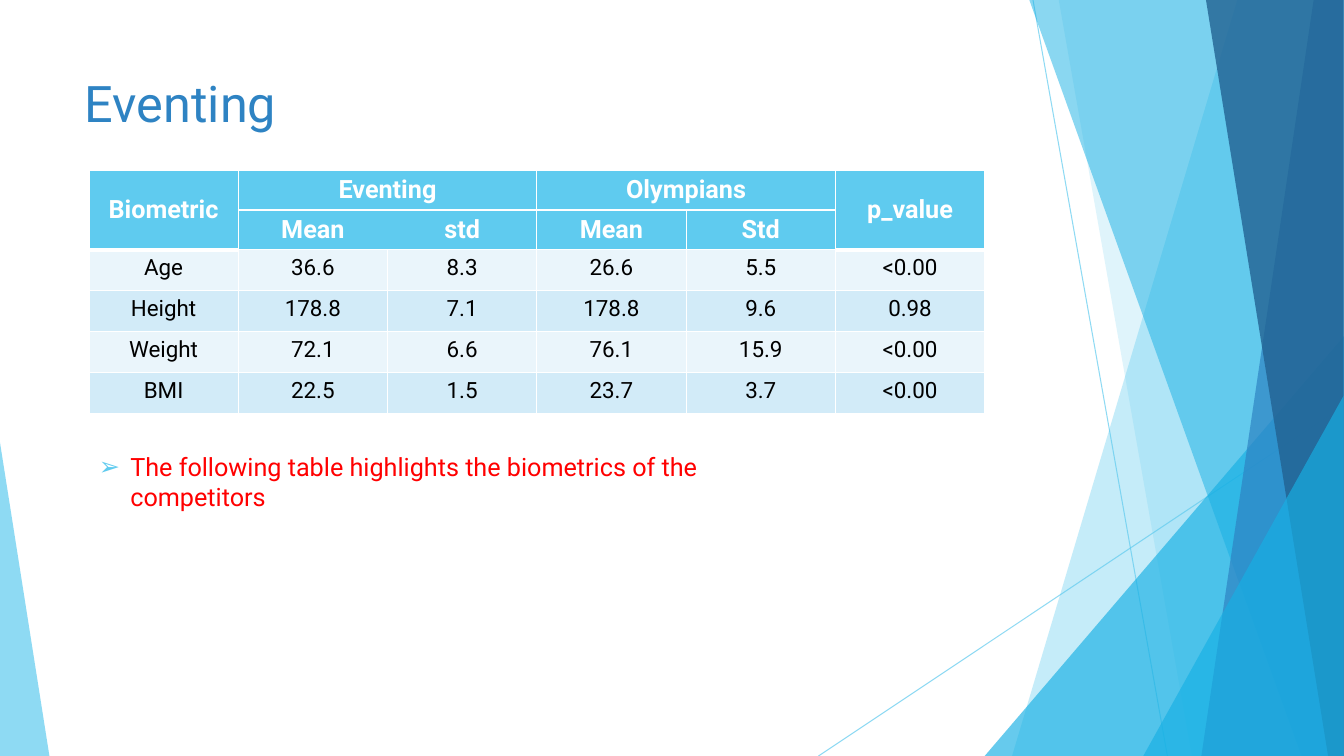
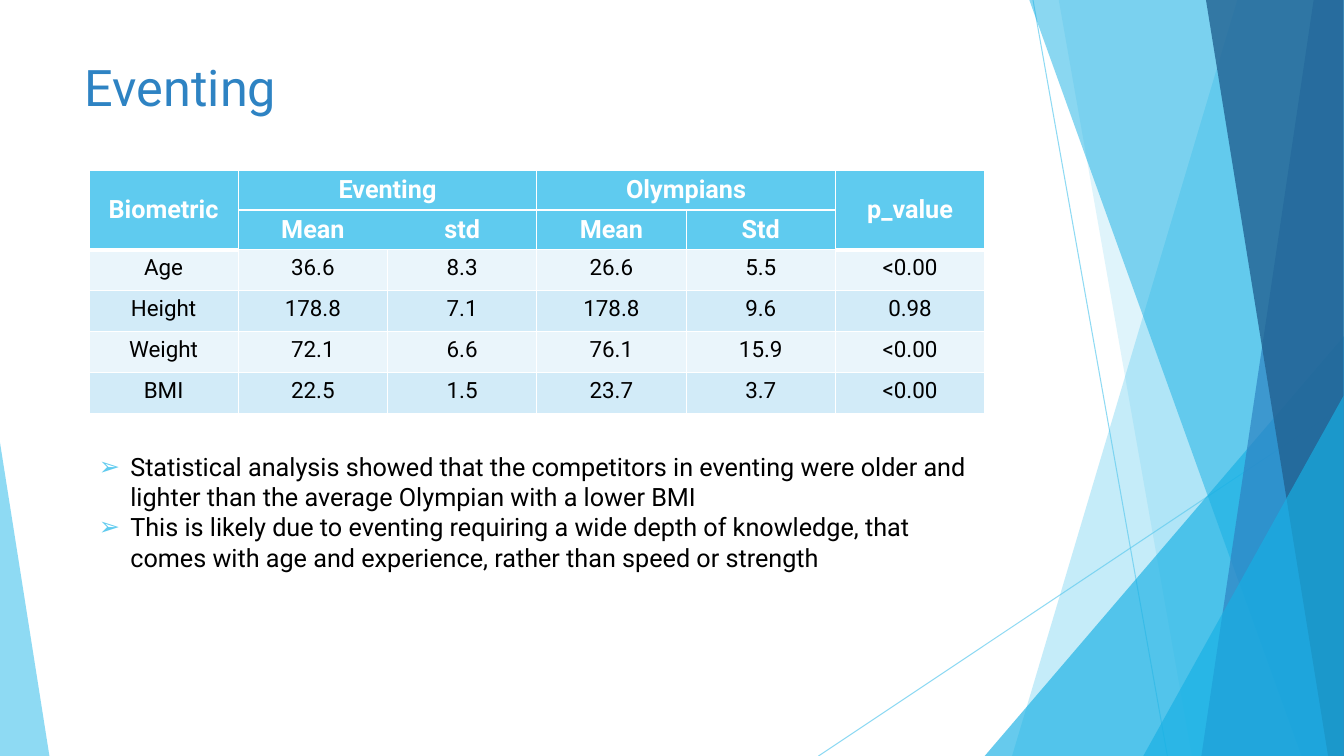
Before and after one commit to catherinekelly33/Portfolio_olympics, a slide deck: slide 7 of Results_presentation.pptx. Drawn at 1344x756 pixels with LibreOffice and Linux fonts; fonts in the diff are those of the drawing. Boxes give left, top, right and bottom in pixels: in the first picture for what was removed or moved away, otherwise in the second. Text is boxed around its words. In the diff, an @@ line names an element or a change of style, - is before the commit and + after.

```diff
--- a/Results_presentation.pptx
+++ b/Results_presentation.pptx
@@ title "Eventing": place and size @@
-title "Eventing" at (85, 85, 276, 133)
+title "Eventing" at (85, 69, 276, 117)
@@ text at (130, 457, 966, 573): text changed; text colour #FF0000 to #000000 @@
-➢ The following table highlights the biometrics of the competitors
+➢ Statistical analysis showed that the competitors in eventing were older and lighter than the average Olympian with a lower BMI
+➢ This is likely due to eventing requiring a wide depth of knowledge, that comes with age and experience, rather than speed or strength
```
Also in this commit, not shown: 20 other slides changed, 1 slide added, 4 other files.
